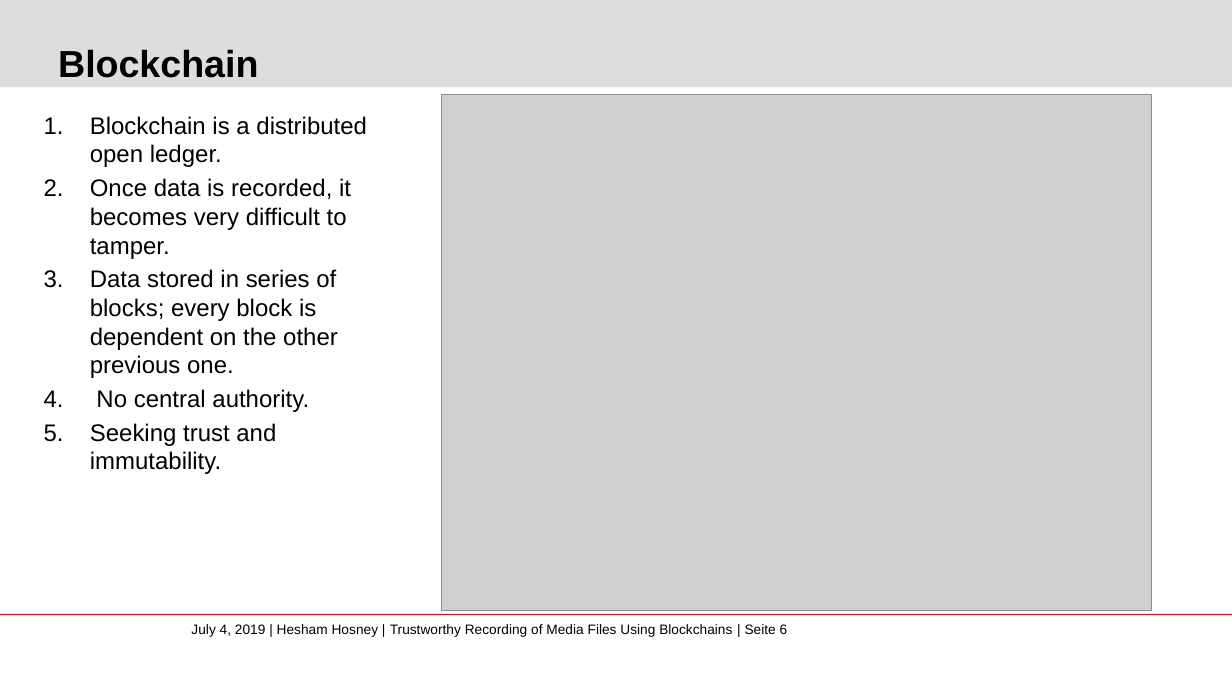
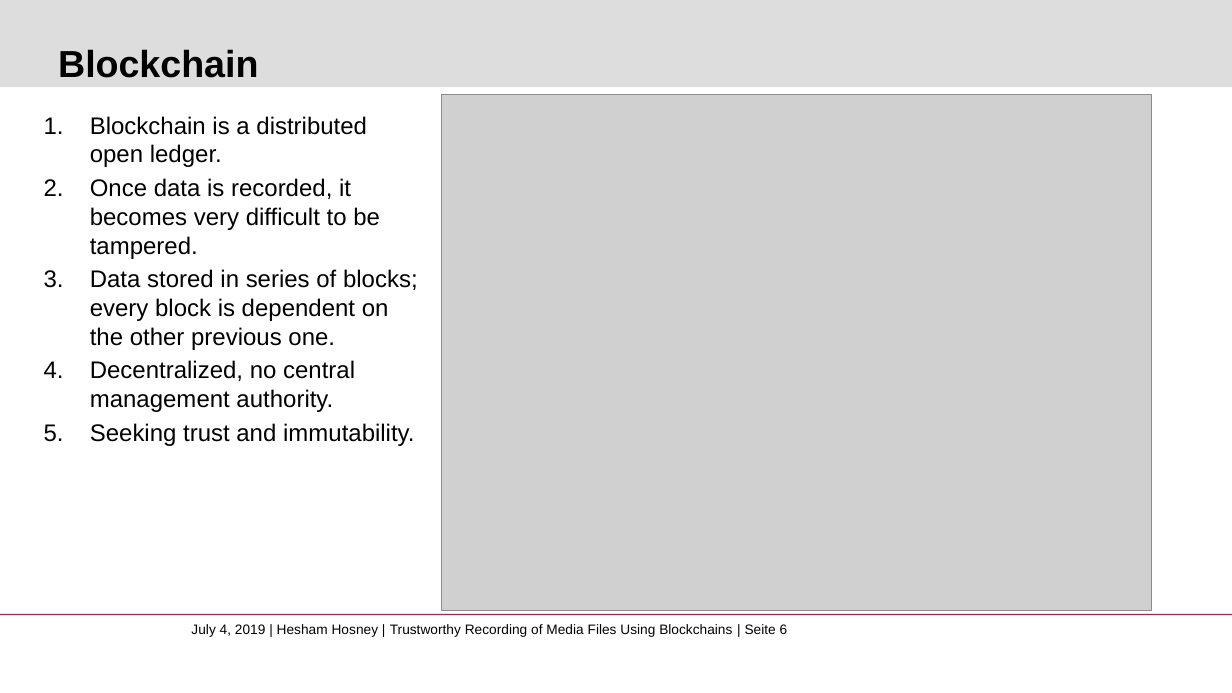
Before and after one commit to whosham/FakeNewsDetection, a slide deck: slide 6 of FakeNewsDetection.pptx. Drawn at 1232x693 pixels with LibreOffice and Linux fonts; fonts in the diff are those of the drawing; grey boxes stand for pictures; background and template pictures are left out. Boxes give left, top, right and bottom in pixels: in the first picture for what was removed or moved away, otherwise in the second. Text is boxed around its words. In the diff, an @@ line names an element or a change of style, - is before the commit and + after.

```diff
--- a/FakeNewsDetection.pptx
+++ b/FakeNewsDetection.pptx
@@ text at box(90, 178, 380, 259): text changed @@
-2. Once data is recorded, it becomes very difficult to tamper.
+2. Once data is recorded, it becomes very difficult to be tampered.
@@ text at box(90, 360, 355, 412): text changed @@
-4. No central authority.
+4. Decentralized, no central management authority.
```
Also in this commit, not shown: 18 other slides changed, 6 slides added, 2 slides removed, 4 other files.
